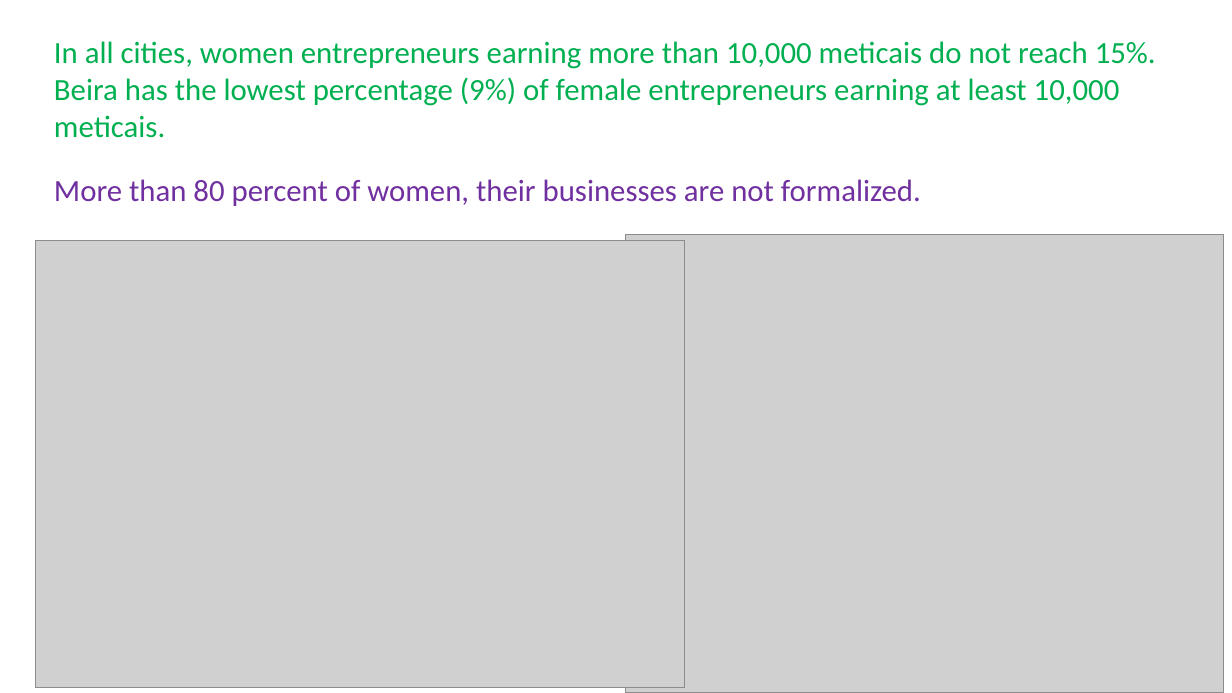
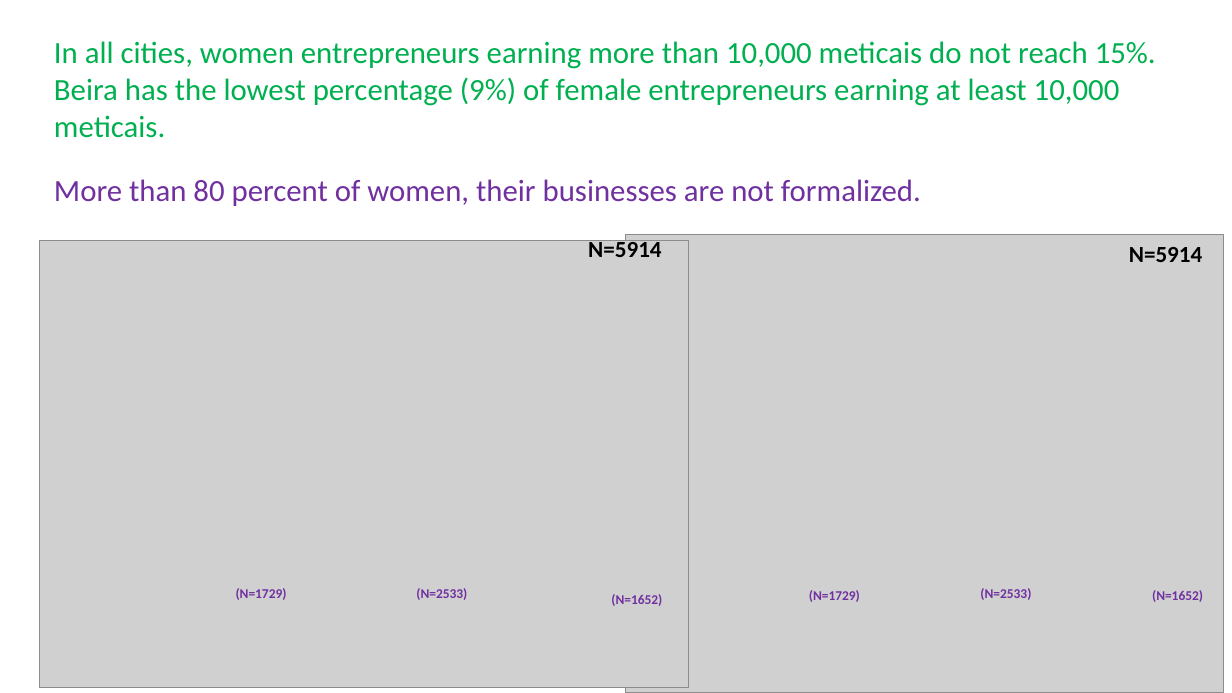
Before and after one commit to nhanombedercio/Realiza, a slide deck: slide 5 of Report_REALIZA_Entrepreneurs profile from Mobilization.pptx. Drawn at 1232x693 pixels with LibreOffice and Linux fonts; fonts in the diff are those of the drawing; grey boxes stand for pictures. Boxes give left, top, right and bottom in pixels: in the first picture for what was removed or moved away, otherwise in the second. Text is boxed around its words. In the diff, an @@ line names an element or a change of style, - is before the commit and + after.

```diff
--- a/Report_REALIZA_Entrepreneurs profile from Mobilization.pptx
+++ b/Report_REALIZA_Entrepreneurs profile from Mobilization.pptx
@@ text added at <box>588,237,661,257</box>, 18 pt, text #000000, bold @@
+N=5914
@@ picture: place and size @@
-picture at <box>36,240,685,688</box>
+picture at <box>40,240,689,688</box>
@@ text added at <box>1129,247,1202,262</box>, 18 pt, text #000000, bold @@
+N=5914
@@ text added at <box>236,588,287,600</box>, 10.5 pt, text #7030A0, bold @@
+(N=1729)
@@ text added at <box>416,588,467,600</box>, 10.5 pt, text #7030A0, bold @@
+(N=2533)
@@ text added at <box>611,594,662,606</box>, 10.5 pt, text #7030A0, bold @@
+(N=1652)
@@ text added at <box>809,590,860,602</box>, 10.5 pt, text #7030A0, bold @@
+(N=1729)
@@ text added at <box>980,588,1031,600</box>, 10.5 pt, text #7030A0, bold @@
+(N=2533)
@@ text added at <box>1152,590,1203,602</box>, 10.5 pt, text #7030A0, bold @@
+(N=1652)
```
Also in this commit, not shown: 1 other slide changed, 2 slides added, 1 slide removed, 6 other files.
